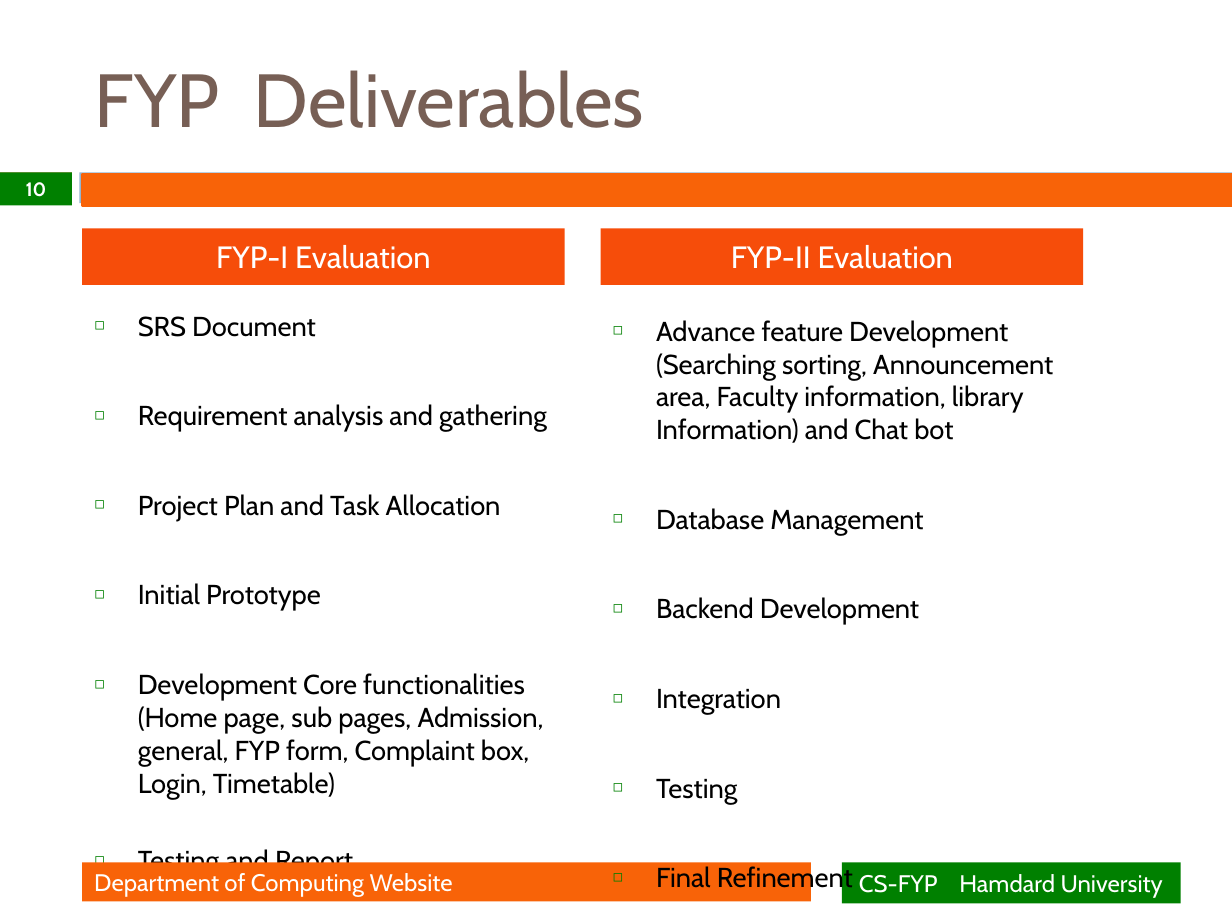
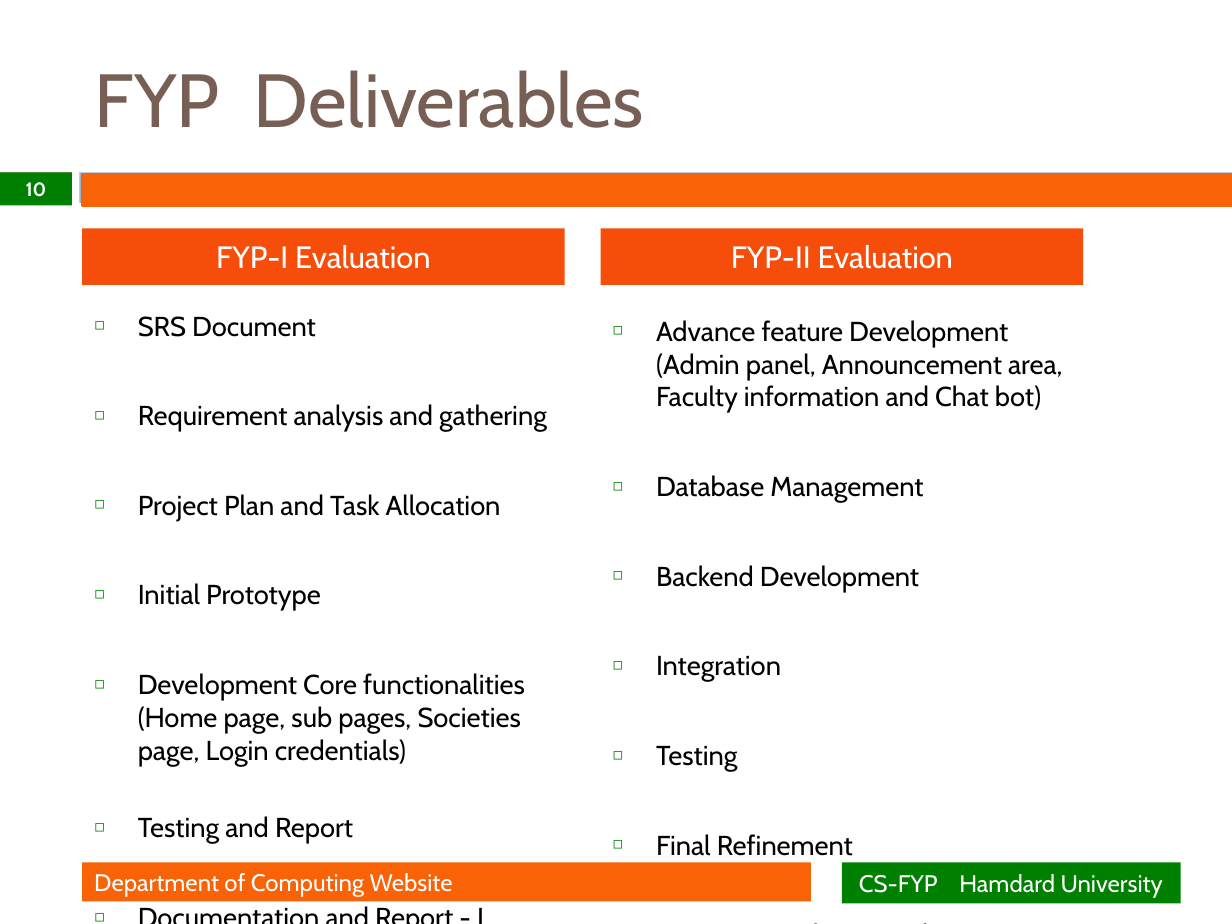
Before and after one commit to SHAHMEER-web/FYP, a slide deck: slide 10 of FYP-II Evaluation Presentation ppt.pptx. Drawn at 1232x924 pixels with LibreOffice and Linux fonts; fonts in the diff are those of the drawing; background and template pictures are left out. Boxes give left, top, right and bottom in pixels: in the first picture for what was removed or moved away, otherwise in the second. Text is boxed around its words. In the diff, an @@ line names an element or a change of style, - is before the commit and + after.

```diff
--- a/FYP-II Evaluation Presentation ppt.pptx
+++ b/FYP-II Evaluation Presentation ppt.pptx
@@ text at box(656, 320, 1062, 412): text changed @@
-◻ Advance feature Development (Searching sorting, Announcement area, Faculty information, library Information) and Chat bot
+◻ Advance feature Development (Admin panel, Announcement area, Faculty information and Chat bot)
@@ text at box(138, 673, 525, 766): text changed @@
-◻ Development Core functionalities (Home page, sub pages, Admission, general, FYP form, Complaint box, Login, Timetable)
+◻ Development Core functionalities (Home page, sub pages, Societies page, Login credentials)
```
Also in this commit, not shown: 4 other slides changed, 2 slides added, 8 other files.
